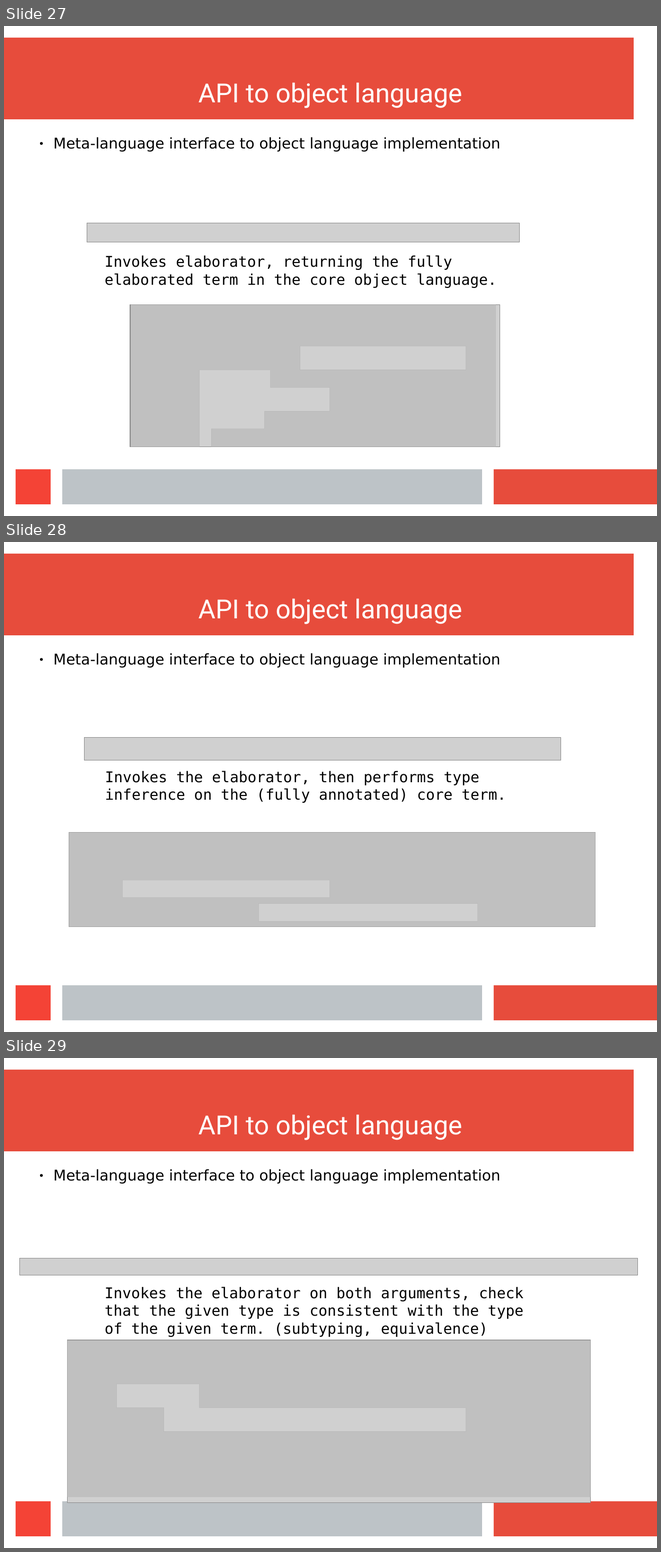
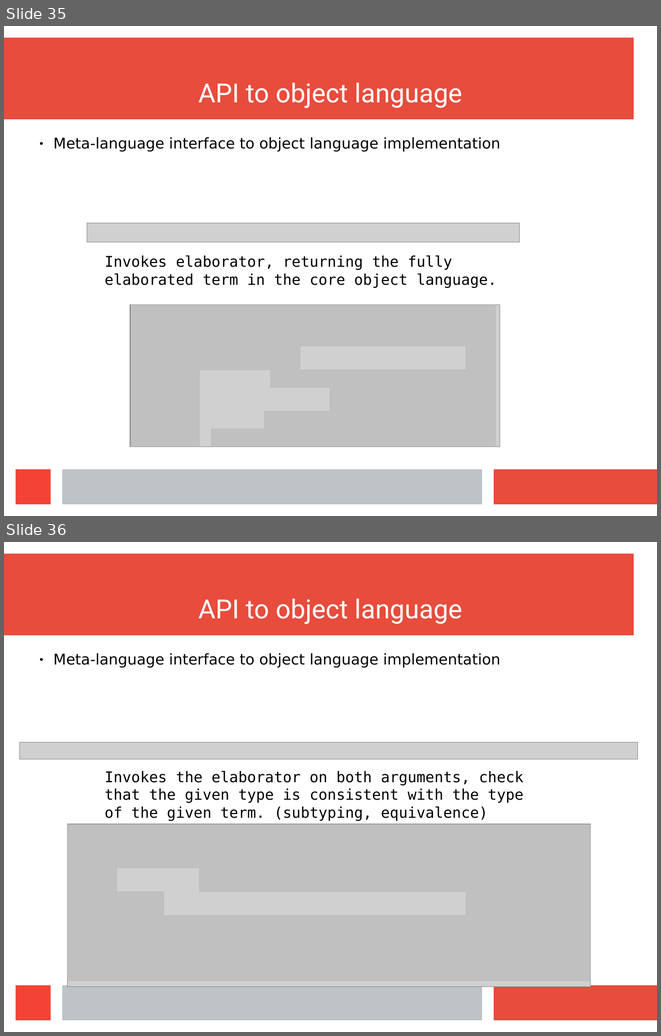
Before and after one commit to wilbowma/cur, a slide deck: hope-2016/slides.odp. Shown one above the other, each under a label of ours: slides 27, 28 and 29 before the commit, slides 35 and 36 after it. The pictures are 661x1552 and 661x1036 pixels, drawn with LibreOffice and Linux fonts; fonts in the diff are those of the drawing; grey boxes stand for pictures. Boxes give left, top, right and bottom in pixels: in the first picture for what was removed or moved away, otherwise in the second. Text is boxed around its words. In the diff, an @@ line names an element or a change of style, - is before the commit and + after.

```diff
--- a/hope-2016/slides.odp
+++ b/hope-2016/slides.odp
@@ slide 28 removed at [4, 542, 657, 1032], background #FFFFFF; not listed: 4 template elements that a slide beside it also shows @@
@@ title removed at [199, 598, 462, 624] @@
-API to object language
@@ text removed at [53, 653, 500, 668] @@
-● Meta-language interface to object language implementation
@@ picture removed at [85, 738, 561, 761] @@
@@ text removed at [105, 770, 506, 803] @@
-Invokes the elaborator, then performs type inference on the (fully annotated) core term.
@@ picture removed at [69, 832, 596, 927] @@
@@ freeform shape removed at [69, 832, 596, 927] @@
@@ what was slide 27 is now slide 35 @@
@@ what was slide 29 is now slide 36 @@
```
Also in this commit, not shown: 1 slide changed, 5 slides added, 4 other slides removed.
